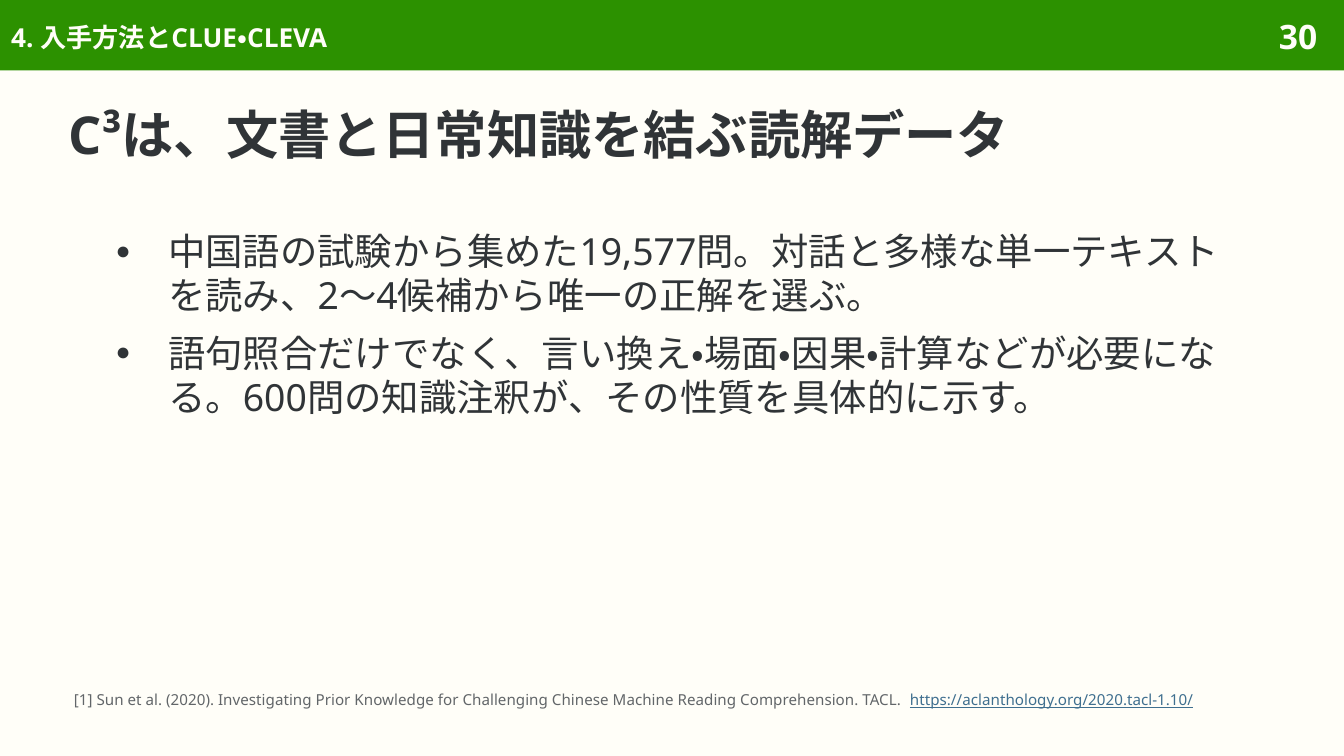
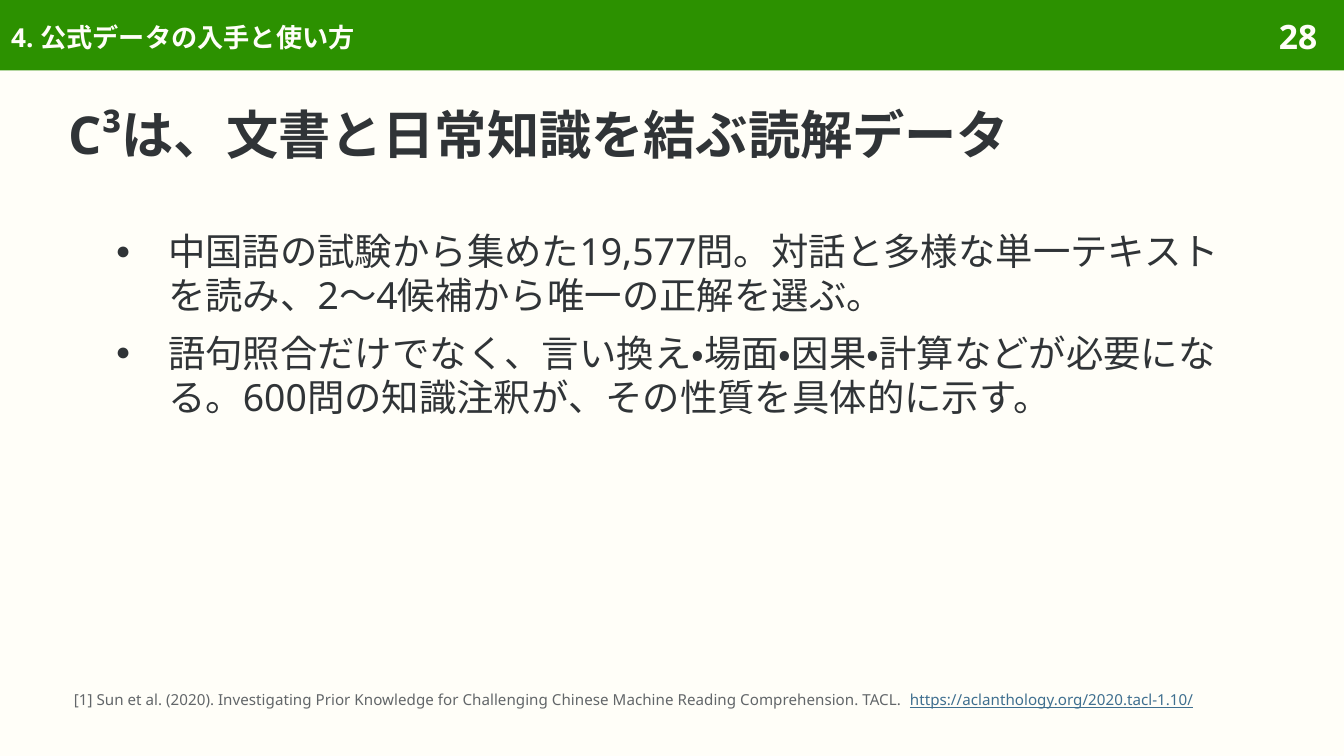
Before and after one commit to sasakiy84/datasets-in-10-minutes, a slide deck: slide 28 of slides/datasets-in-10-minutes-c3.pptx (slide 30 before the commit). Drawn at 1344x756 pixels with LibreOffice and Linux fonts; fonts in the diff are those of the drawing. Boxes give left, top, right and bottom in pixels: in the first picture for what was removed or moved away, otherwise in the second. Text is boxed around its words. In the diff, an @@ line names an element or a change of style, - is before the commit and + after.

```diff
--- a/slides/datasets-in-10-minutes-c3.pptx
+++ b/slides/datasets-in-10-minutes-c3.pptx
@@ title at box(11, 24, 354, 50): text changed @@
-4. 入手方法とCLUE・CLEVA
+4. 公式データの入手と使い方
@@ page number at box(1279, 24, 1317, 50): text changed @@
-30
+28
```
Also in this commit, not shown: 6 other slides changed, 3 slides removed, 58 other files.
